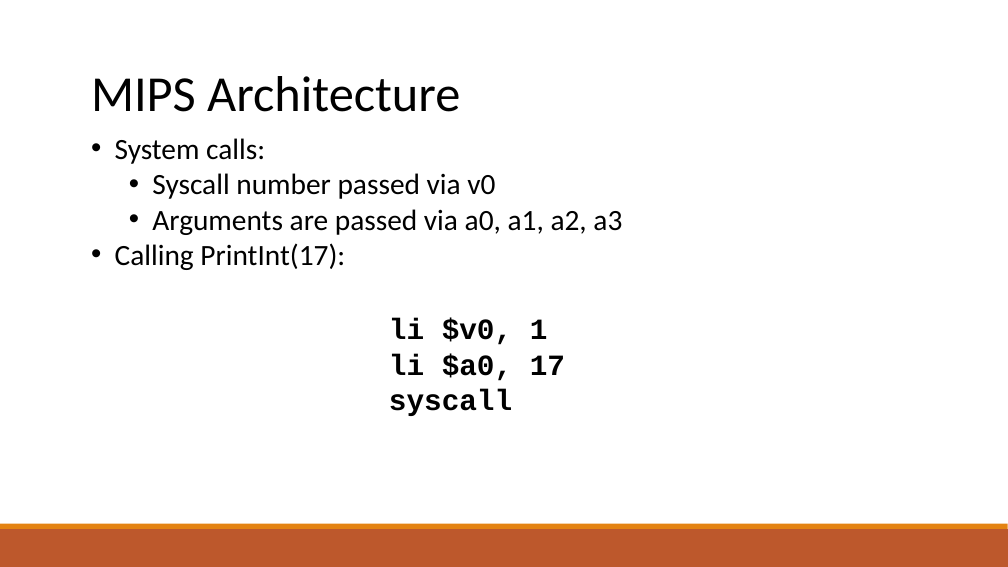
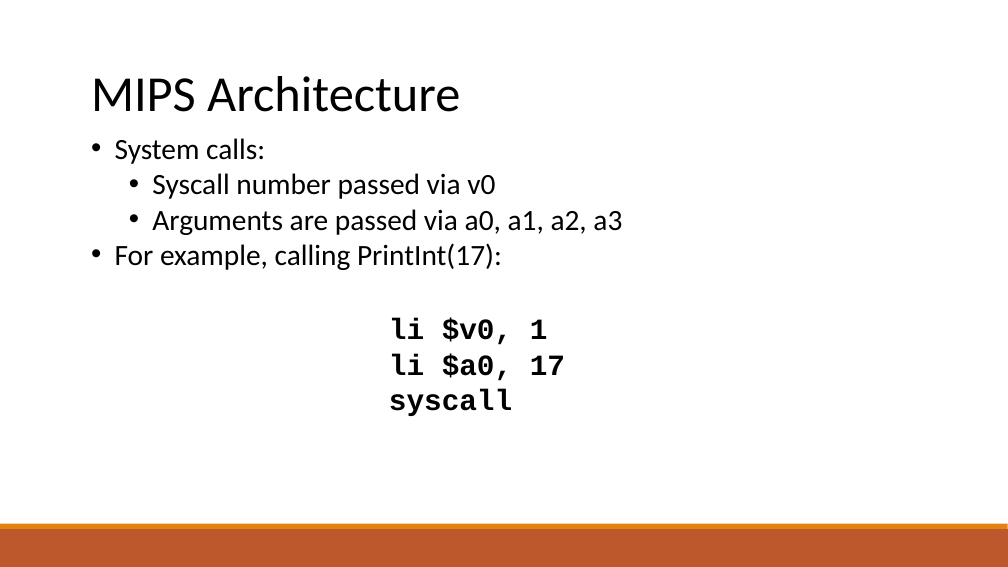
Before and after one commit to raghadzeidan/COMPILATION_TAU_FOR_STUDENTS, a slide deck: slide 7 of new_slides/codegen.pptx. Drawn at 1008x567 pixels with LibreOffice and Linux fonts; fonts in the diff are those of the drawing. Boxes give left, top, right and bottom in pixels: in the first picture for what was removed or moved away, otherwise in the second. Text is boxed around its words. In the diff, an @@ line names an element or a change of style, - is before the commit and + after.

```diff
--- a/new_slides/codegen.pptx
+++ b/new_slides/codegen.pptx
@@ text at bbox=[115, 243, 502, 270]: text changed @@
-• Calling PrintInt(17):
+• For example, calling PrintInt(17):
```
Also in this commit, not shown: 8 other slides changed, 3 slides added, 1 slide removed, 3 other files.
